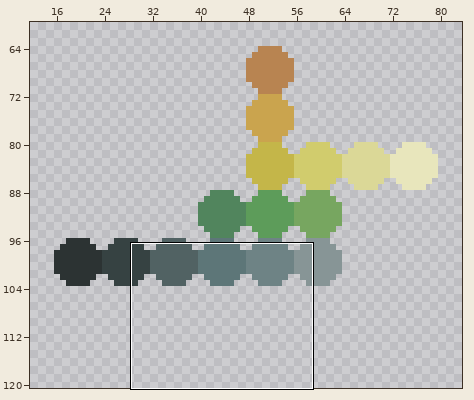
Edited in one commit: pixel-art file (res/entity_palette.ase). Above, an overview of the earlier version with the close-up marked.
Close-up. As it was:
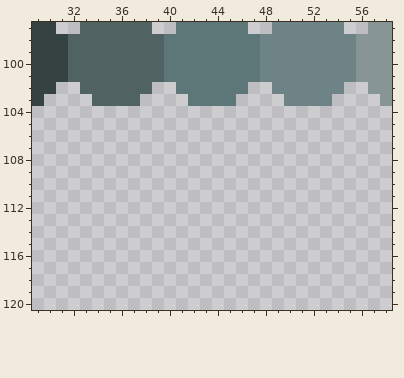
128x128 pixels, 1 frame. Shown: x 29..58, y 97..120. The wide view leaves out empty margins.
The result:
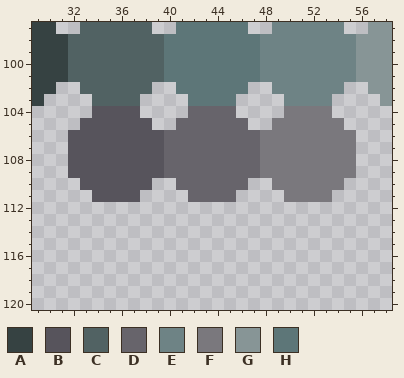
Palette (. is transparent): A #364242  B #57545c  C #516263  D #67646b  E #6e8385  F #7a787d  G #879596  H #5d7678
The exact change:
Colour B is added in row 104 at x 34 to 37; in row 105 at x 33 to 38; in rows 106 to 109 at x 32 to 39; in row 110 at x 33 to 38; in row 111 at x 34 to 37.
Colour D is added in row 104 at x 42 to 45; in row 105 at x 41 to 46; in rows 106 to 109 at x 40 to 47; in row 110 at x 41 to 46; in row 111 at x 42 to 45.
Colour F is added in row 104 at x 50 to 53; in row 105 at x 49 to 54; in rows 106 to 109 at x 48 to 55; in row 110 at x 49 to 54; in row 111 at x 50 to 53.
Boxes around the changes in both close-ups, in picture pixels (x1, y1, x2, y2):
added: (68, 106, 356, 202)
